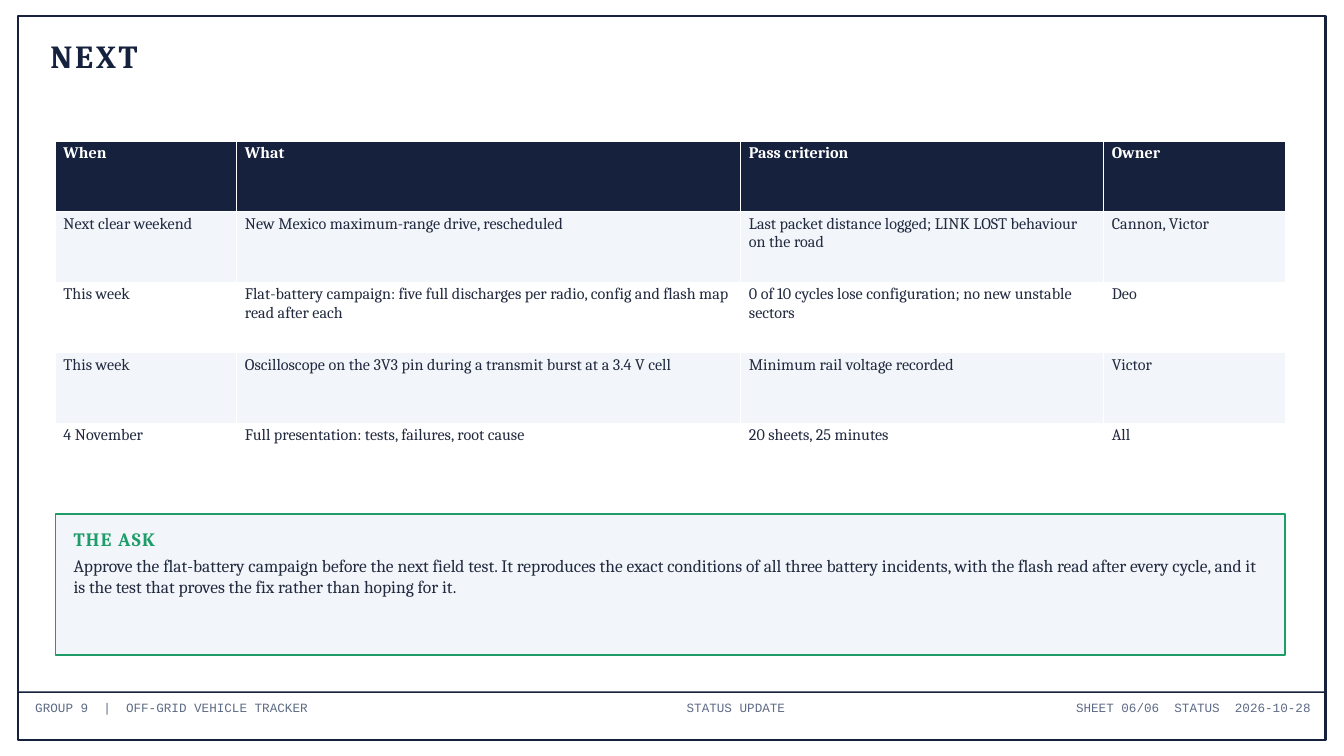
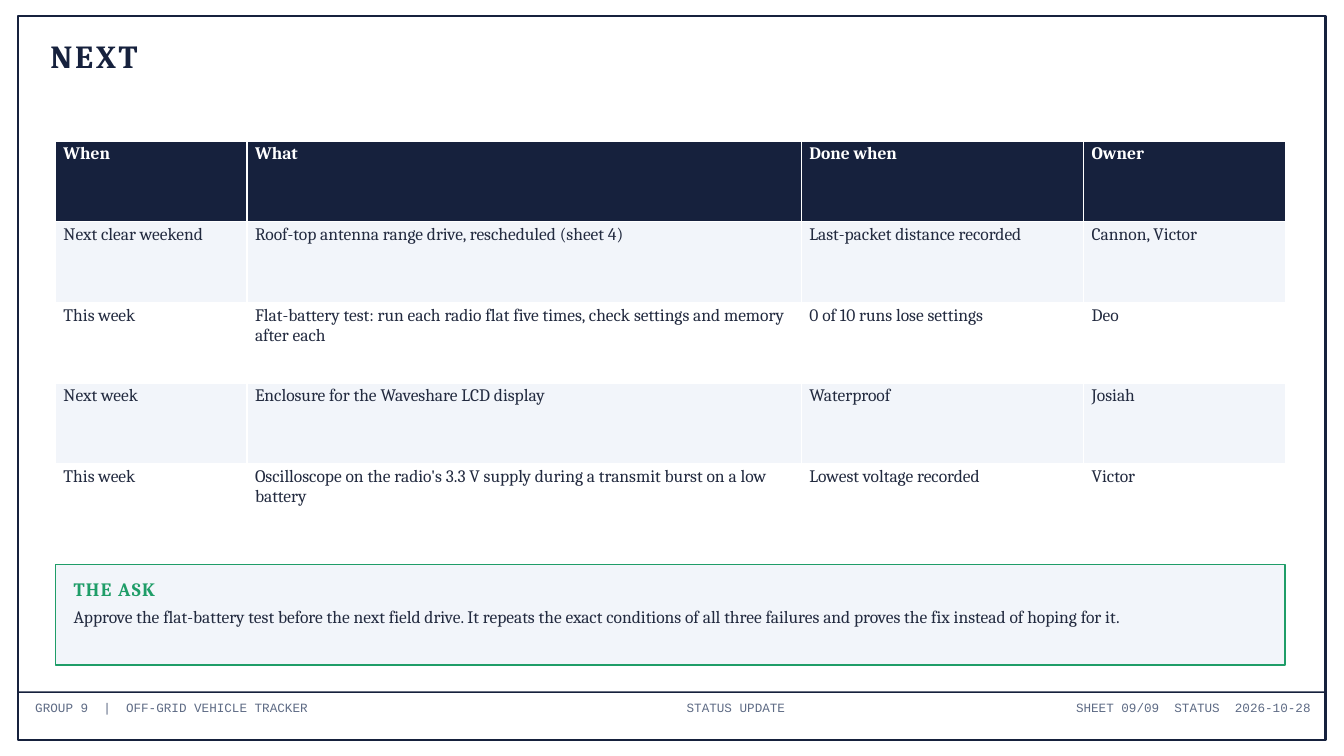
Before and after one commit to deosgracius/offgrid-vehicle-tracker, a slide deck: slide 9 of docs/presentations/Group9_Status_2026-10-28.pptx (slide 6 before the commit). Drawn at 1344x756 pixels with LibreOffice and Linux fonts; fonts in the diff are those of the drawing. Boxes give left, top, right and bottom in pixels: in the first picture for what was removed or moved away, otherwise in the second. Text is boxed around its words. In the diff, an @@ line names an element or a change of style, - is before the commit and + after.

```diff
--- a/docs/presentations/Group9_Status_2026-10-28.pptx
+++ b/docs/presentations/Group9_Status_2026-10-28.pptx
@@ table at (55, 141, 1286, 544) @@
-row 1, column 3: Pass criterion
+row 1, column 3: Done when
-row 2, column 2: New Mexico maximum-range drive, rescheduled
+row 2, column 2: Roof-top antenna range drive, rescheduled (sheet 4)
-row 2, column 3: Last packet distance logged; LINK LOST behaviour on the road
+row 2, column 3: Last-packet distance recorded
-row 3, column 2: Flat-battery campaign: five full discharges per radio, config and flash map read after each
+row 3, column 2: Flat-battery test: run each radio flat five times, check settings and memory after each
-row 3, column 3: 0 of 10 cycles lose configuration; no new unstable sectors
+row 3, column 3: 0 of 10 runs lose settings
-row 4: This week | Oscilloscope on the 3V3 pin during a transmit burst at a 3.4 V cell | Minimum rail voltage recorded | Victor
+row 4: Next week | Enclosure for the Waveshare LCD display | Waterproof | Josiah
-row 5: 4 November | Full presentation: tests, failures, root cause | 20 sheets, 25 minutes | All
+row 5: This week | Oscilloscope on the radio's 3.3 V supply during a transmit burst on a low battery | Lowest voltage recorded | Victor
@@ size 11.5 to 12.5 pt in "When", "What", "Owner", "Next clear weekend" and 3 more places @@
@@ rectangle: place and size @@
-rectangle at (55, 514, 1286, 655)
+rectangle at (55, 565, 1286, 665)
@@ text "THE ASK": place and size @@
-text "THE ASK" at (74, 533, 1256, 597)
+text "THE ASK" at (74, 583, 1119, 627)
@@ text at (74, 610, 1119, 627): text changed @@
-Approve the flat-battery campaign before the next field test. It reproduces the exact conditions of all three battery incidents, with the flash read after every cycle, and it is the test that proves the fix rather than hoping for it.
+Approve the flat-battery test before the next field drive. It repeats the exact conditions of all three failures and proves the fix instead of hoping for it.
@@ text at (1076, 703, 1311, 712): text changed @@
-SHEET 06/06 STATUS 2026-10-28
+SHEET 09/09 STATUS 2026-10-28
```
Also in this commit, not shown: 3 other slides changed, 5 slides added, 2 slides removed, 1 other file.
